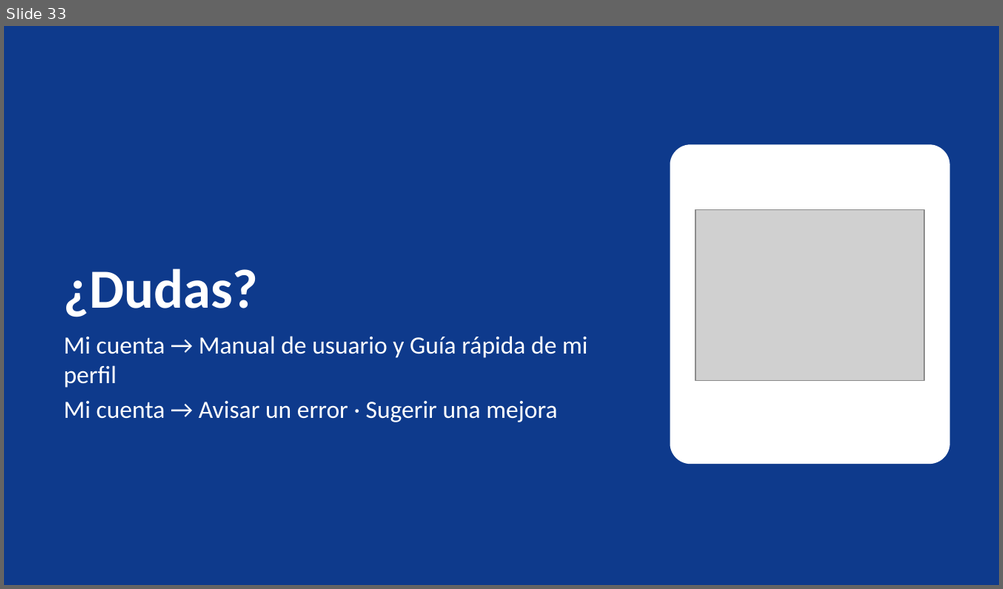
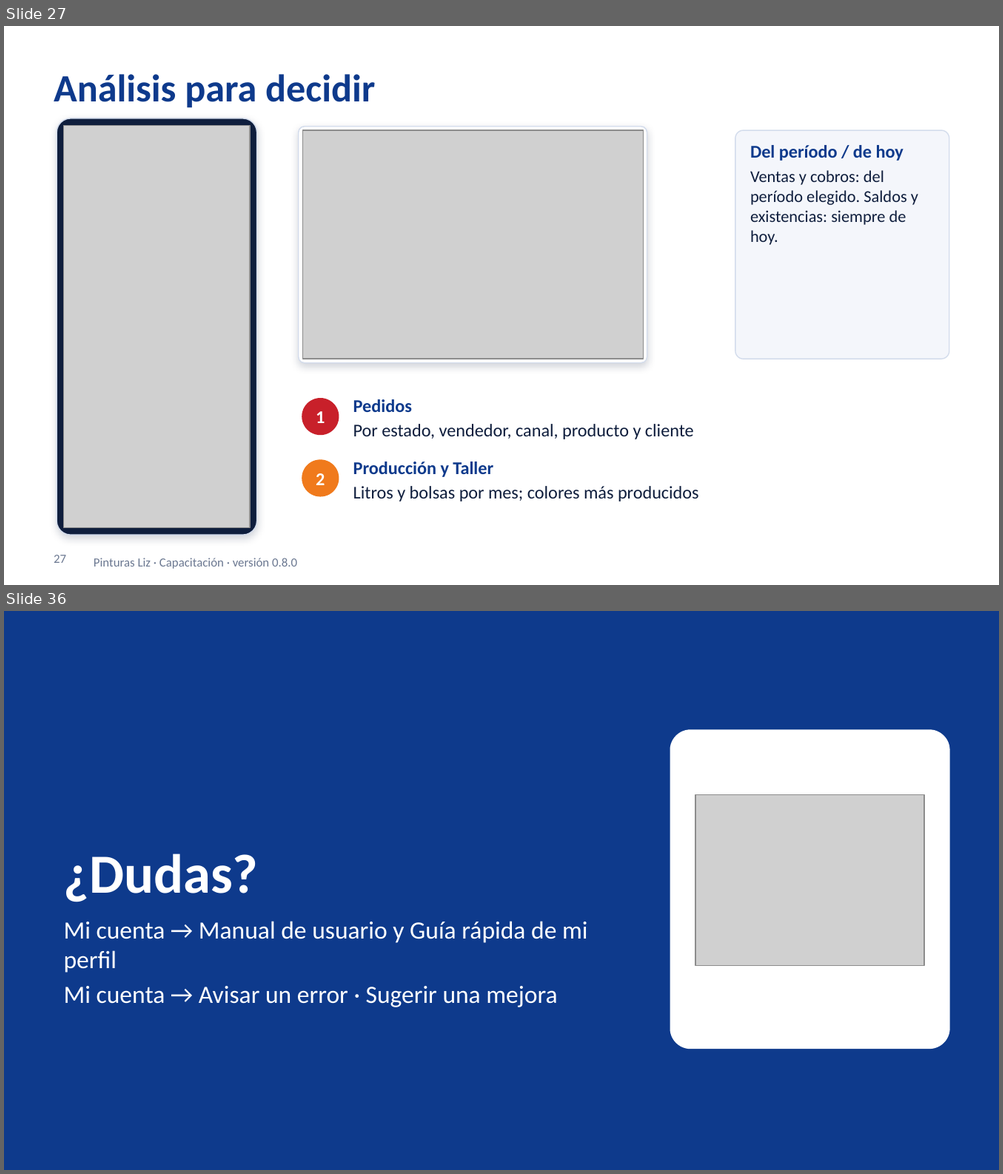
Before and after one commit to estadisticoJ/pinturas-liz-app, a slide deck: docs/capacitacion/capacitacion-pinturas-liz.pptx. Shown one above the other, each under a label of ours: slide 33 before the commit, slides 27 and 36 after it; the slides between them are not shown. The pictures are 1003x589 and 1003x1174 pixels, drawn with LibreOffice and Linux fonts; fonts in the diff are those of the drawing; grey boxes stand for pictures; background and template pictures are left out. Boxes give left, top, right and bottom in pixels: in the first picture for what was removed or moved away, otherwise in the second. Text is boxed around its words. In the diff, an @@ line names an element or a change of style, - is before the commit and + after.

```diff
--- a/docs/capacitacion/capacitacion-pinturas-liz.pptx
+++ b/docs/capacitacion/capacitacion-pinturas-liz.pptx
@@ slide 27 added at box(4, 26, 999, 585), background #FFFFFF @@
@@ title added at box(54, 74, 375, 108), 28 pt, text #0E3A8C, bold @@
+Análisis para decidir
@@ rounded rectangle added at box(57, 118, 256, 535), fill #0F1E3D, outline #D3DCEC 0.75 pt @@
@@ picture added at box(64, 125, 250, 528) @@
@@ rounded rectangle added at box(299, 127, 646, 363), fill #FFFFFF, outline #D3DCEC 0.75 pt @@
@@ picture added at box(302, 130, 643, 359) @@
@@ rounded rectangle added at box(735, 130, 949, 359), fill #F4F6FB, outline #D3DCEC 0.75 pt @@
@@ text added at box(750, 145, 918, 245), 12 pt, text #0F1E3D @@
+Del período / de hoy
+Ventas y cobros: del período elegido. Saldos y existencias: siempre de hoy.
@@ ellipse added at box(302, 399, 338, 434), fill #C8202A, outline #C8202A 1 pt @@
@@ text added at box(353, 400, 694, 440), 13 pt, text #0F1E3D @@
+Pedidos
+Por estado, vendedor, canal, producto y cliente
@@ text added at box(316, 412, 324, 423), 13 pt, text #FFFFFF, bold @@
+1
@@ ellipse added at box(302, 460, 338, 497), fill #F07A1C, outline #F07A1C 1 pt @@
@@ text added at box(353, 462, 699, 502), 13 pt, text #0F1E3D @@
+Producción y Taller
+Litros y bolsas por mes; colores más producidos
@@ text added at box(316, 474, 324, 486), 13 pt, text #FFFFFF, bold @@
+2
@@ page number added at box(54, 555, 66, 563), 9 pt, text #6B7891 @@
+27
@@ text added at box(94, 558, 297, 569), 9 pt, text #6B7891 @@
+Pinturas Liz · Capacitación · versión 0.8.0
@@ what was slide 33 is now slide 36 @@
```
Also in this commit, not shown: 32 slides changed, 2 other slides added, 34 other files.
